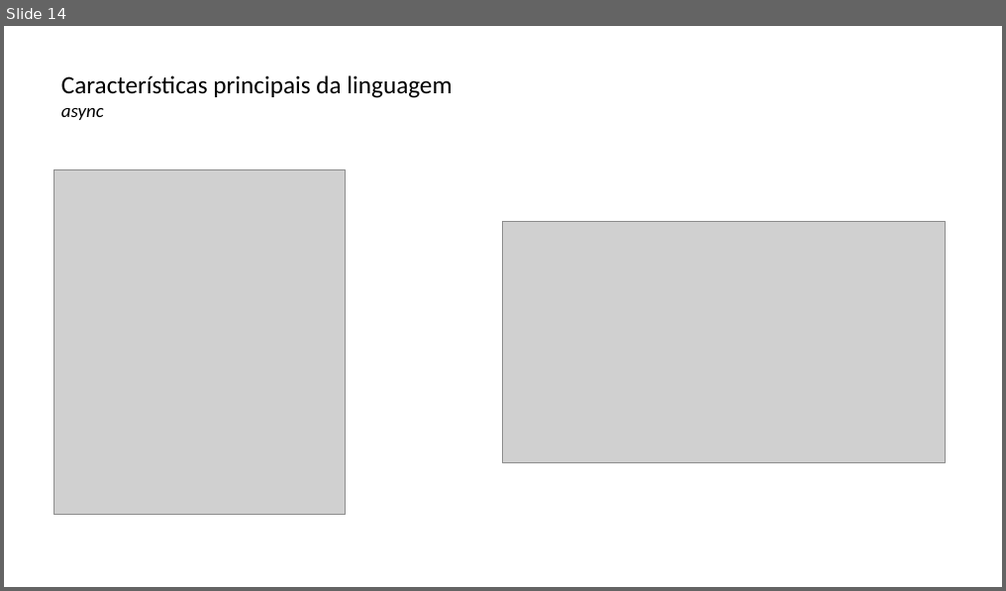
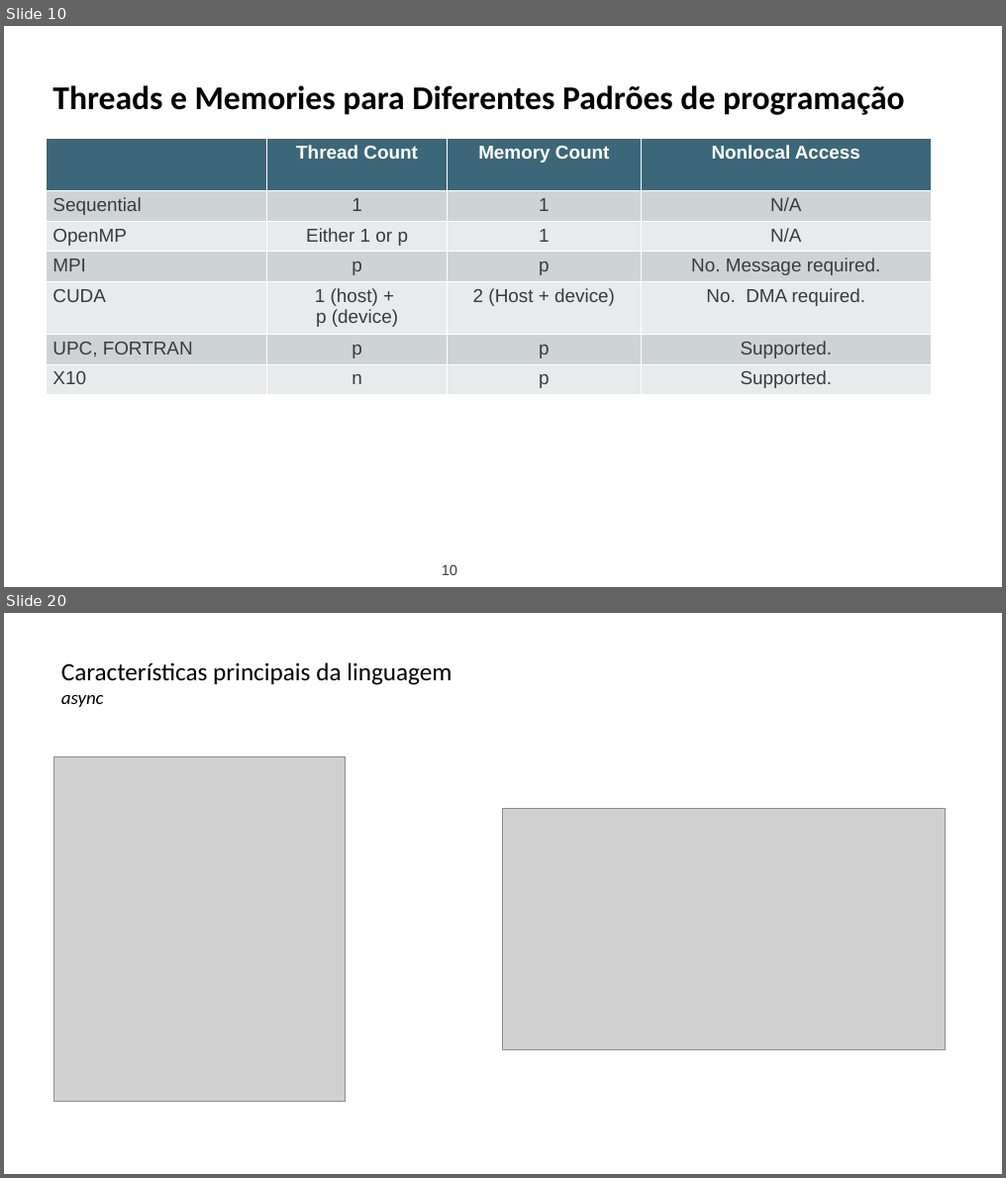
Before and after one commit to lquatrin/inf2591, a slide deck: x10.pptx. Shown one above the other, each under a label of ours: slide 14 before the commit, slides 10 and 20 after it; the slides between them are not shown. The pictures are 1006x591 and 1006x1178 pixels, drawn with LibreOffice and Linux fonts; fonts in the diff are those of the drawing; grey boxes stand for pictures. Boxes give left, top, right and bottom in pixels: in the first picture for what was removed or moved away, otherwise in the second. Text is boxed around its words. In the diff, an @@ line names an element or a change of style, - is before the commit and + after.

```diff
--- a/x10.pptx
+++ b/x10.pptx
@@ slide 10 added at (x1=4, y1=26, x2=1002, y2=587), background #FFFFFF @@
@@ text added at (x1=53, y1=85, x2=905, y2=115), 32 pt, text #000000, bold @@
+Threads e Memories para Diferentes Padrões de programação
@@ table added at (x1=46, y1=138, x2=933, y2=395), 7 rows, 4 columns @@
+ | Thread Count | Memory Count | Nonlocal Access
+Sequential | 1 | 1 | N/A
+OpenMP | Either 1 or p | 1 | N/A
+MPI | p | p | No. Message required.
+CUDA | 1 (host) + / p (device) | 2 (Host + device) | No. DMA required.
+UPC, FORTRAN | p | p | Supported.
+X10 | n | p | Supported.
@@ page number added at (x1=442, y1=565, x2=457, y2=575), 14 pt, text #3A3A3A @@
+10
@@ what was slide 14 is now slide 20 @@
```
Also in this commit, not shown: 21 slides changed, 6 other slides added, 1 slide removed.
